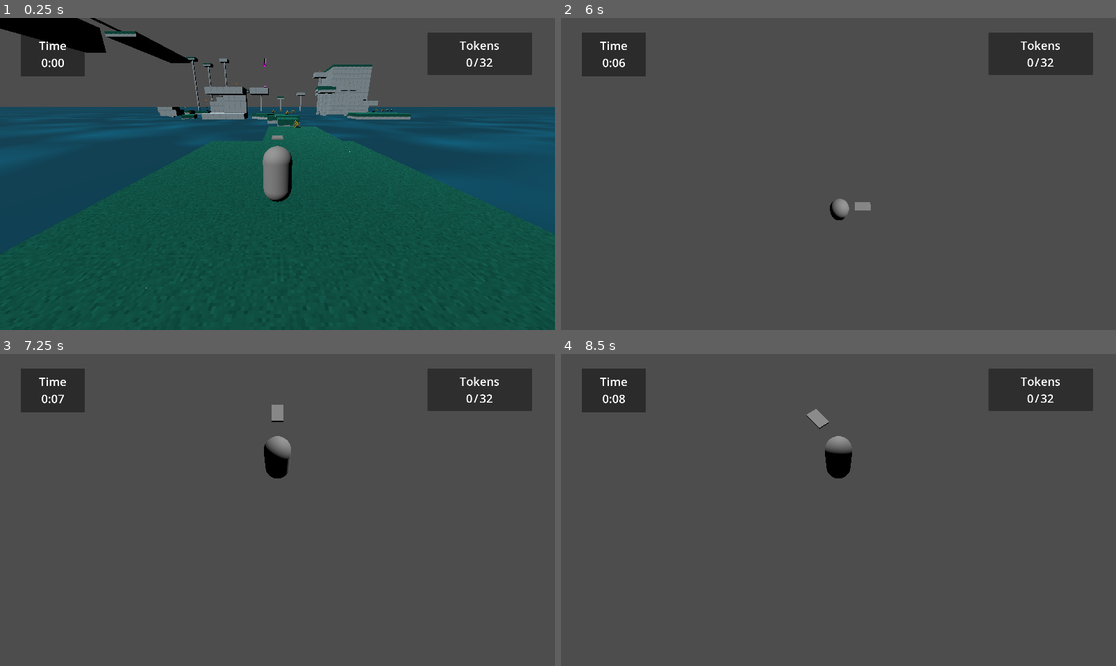
Above: before the commit, frames 1-4 (two rows, left to right).
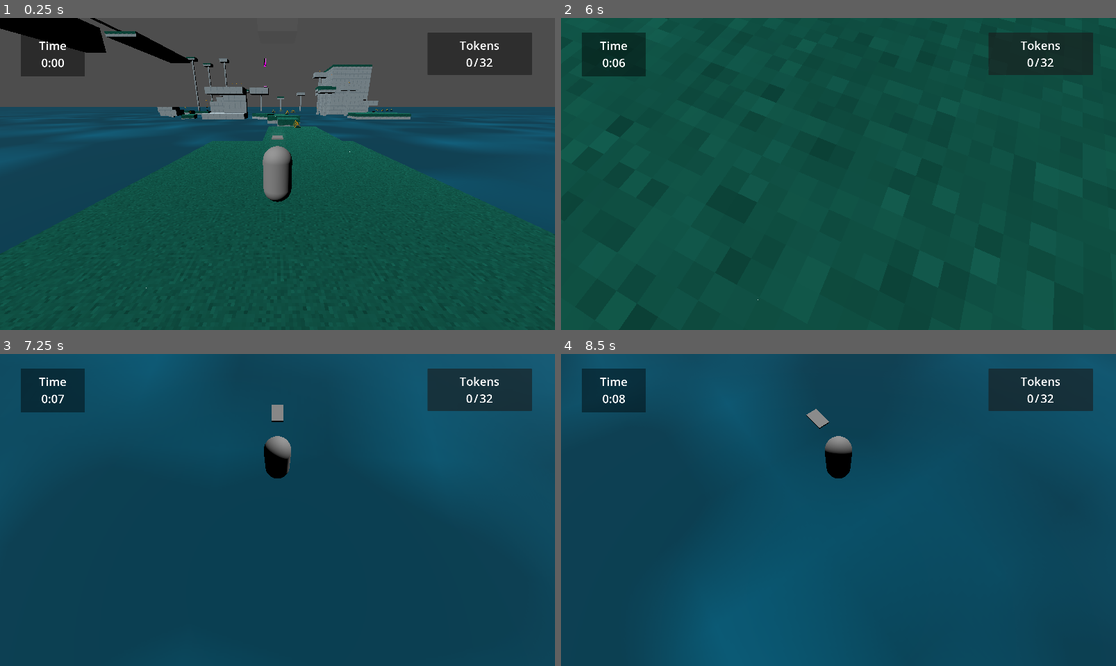
Above: after the commit, the same moments.

Repository: Nigel-Karunaratne/3DPlatformer_Godot4
Game: Godot game, scene res://level_scenes/monument1.tscn
The game is run twice, just before and just after one commit, with the same random seed, the same clock (stepped at 60 frames per second) and the same inputs. The project has no main scene, so this scene is started directly.
Inputs (mouse positions are in pixels of both pictures, inside the frame that each line leads up to):
- Up to frame 1 (0.25 s): no input
- Up to frame 2 (6 s): tap Enter at 0.5 s; move the mouse to (866, 174) at 0.52 s; hold W (move_forward) 0.53-5.78 s; tap R at 0.6, 2.85, 5.1 s; tap Space (jump) at 0.77, 1.52, 3.02, 3.77, 4.52 s; move the mouse to (810, 174) at 1.27 s; tap T at 1.35, 3.6, 5.85 s; move the mouse to (849, 167) at 2.02 s; hold F 2.03-2.78 s; move the mouse to (832, 180) at 2.77 s; move the mouse to (877, 177) at 3.52 s; move the mouse to (794, 170) at 4.27 s; tap F at 4.35 s; move the mouse to (844, 174) at 5.02 s; right-click (844, 174) at 5.75 s; move the mouse to (816, 167) at 5.77 s; hold D (move_right) from 5.78 s (still down)
- Up to frame 3 (7.25 s): tap Space (jump) at 6.02, 6.77 s; move the mouse to (305, 510) at 6.52 s; release D (move_right) at 6.53 s; hold W (move_forward) from 6.53 s (still down); hold F from 6.53 s (still down)
- Up to frame 4 (8.5 s): keep holding W (move_forward); move the mouse to (810, 510) at 7.27 s; release F at 7.28 s; tap R at 7.35 s; tap Space (jump) at 7.52 s; move the mouse to (849, 503) at 8.02 s; tap T at 8.1 s

The runs differ from the first frame. In frame 2, 99% of the frame differs, in the area x 0-100%, y 0-100%; in frame 3, 97%; in frame 4, 97%.

Commit message:
Started Work on Checkpoints
very ugly right now
colelctables need to be reset as well

Diff:
--- /dev/null
+++ b/editor_scripts/_find_all_checkpoints.gd
@@ -0,0 +1,26 @@
+@tool
+extends EditorScript
+
+# Ctrl + Shift + X OR File -> Run
+
+func _run():
+	print("Starting... Looking for checkpoints")
+	var gm : GameManager = get_scene().find_child("GameManagerNode") as GameManager
+
+	if gm == null:
+		printerr("Error: Level has no GameManagerNode! Script Ended.")
+		return
+
+	#print(get_scene().get_tree().get_nodes_in_group("Checkpoint").size())
+	print(get_scene().get_tree().get_nodes_in_group("Checkpoint"))
+	var checkpoints : Array = get_scene().get_tree().get_nodes_in_group("Checkpoint")
+	# gm.checkpoints = get_scene().get_tree().get_nodes_in_group("Checkpoint")
+
+#	gm.checkpoints = Array(checkpoints)
+	gm.checkpoints = Array()
+	for chp in checkpoints:
+		gm.checkpoints.append((chp as Checkpoint))
+		if (chp as Checkpoint).is_level_start:
+			gm.current_checkpoint = (chp as Checkpoint)
+
+	print("Ended. Found ", checkpoints.size(), " checkpoints. The Game Manager has been updated, and each checkpoint has been connected.")
--- a/level_scenes/monument1.tscn
+++ b/level_scenes/monument1.tscn
@@ -21,6 +21,7 @@
 [ext_resource type="PackedScene" uid="uid://bn4guy6trv6wk" path="res://models/monument/w1-LargePlatform3R.glb" id="18_x5xv8"]
 [ext_resource type="PackedScene" uid="uid://i3xl2avmnfh" path="res://prefab_scenes/collectable_node_3d.tscn" id="20_opsjm"]
 [ext_resource type="PackedScene" uid="uid://bm5cnd7y2lvxy" path="res://ui_controls/game_ui_control.tscn" id="21_s71o2"]
+[ext_resource type="PackedScene" uid="uid://dkqa0tpeg1pg7" path="res://prefab_scenes/checkpoint.tscn" id="22_pej11"]
 
 [sub_resource type="PlaneMesh" id="PlaneMesh_8u2ux"]
 size = Vector2(3000, 3000)
@@ -29,9 +30,13 @@
 
 [node name="Node3D" type="Node3D"]
 
-[node name="GameManagerNode" parent="." node_paths=PackedStringArray("game_ui") instance=ExtResource("1_h8apo")]
+[node name="GameManagerNode" parent="." node_paths=PackedStringArray("checkpoints", "current_checkpoint", "game_ui", "player_ref", "camera_ref") instance=ExtResource("1_h8apo")]
+checkpoints = [NodePath("../CheckpointNode3D"), NodePath("../CheckpointNode3D2"), NodePath("../CheckpointNode3D3"), NodePath("../CheckpointNode3D4")]
+current_checkpoint = NodePath("../CheckpointNode3D")
 level_collectable_count = 32
 game_ui = NodePath("../GameUIControl")
+player_ref = NodePath("../CharacterBody3D")
+camera_ref = NodePath("../CameraSpringArm3D")
 
 [node name="CSGCombiner3D" type="CSGCombiner3D" parent="."]
 visible = false
@@ -752,3 +757,16 @@
 transform = Transform3D(1, 0, 0, 0, 1, 0, 0, 0, 1, -111.5, 35.5, 11.5)
 
 [node name="GameUIControl" parent="." instance=ExtResource("21_s71o2")]
+
+[node name="CheckpointNode3D" parent="." instance=ExtResource("22_pej11")]
+transform = Transform3D(1, 0, 0, 0, 1, 0, 0, 0, 1, 0, 6.02379, 0)
+is_level_start = true
+
+[node name="CheckpointNode3D2" parent="." instance=ExtResource("22_pej11")]
+transform = Transform3D(1, 0, 0, 0, 1, 0, 0, 0, 1, 0, 1.62583, -5.65055)
+
+[node name="CheckpointNode3D3" parent="." instance=ExtResource("22_pej11")]
+transform = Transform3D(1, 0, 0, 0, 1, 0, 0, 0, 1, 0, 1.62583, -12.6624)
+
+[node name="CheckpointNode3D4" parent="." instance=ExtResource("22_pej11")]
+transform = Transform3D(1, 0, 0, 0, 1, 0, 0, 0, 1, 0.648982, 2.65146, -29.335)
--- /dev/null
+++ b/prefab_scenes/checkpoint.tscn
@@ -0,0 +1,21 @@
+[gd_scene load_steps=5 format=3 uid="uid://dkqa0tpeg1pg7"]
+
+[ext_resource type="Script" path="res://scripts/checkpoint.gd" id="1_yie8o"]
+
+[sub_resource type="StandardMaterial3D" id="StandardMaterial3D_igy6b"]
+transparency = 1
+albedo_color = Color(1, 1, 1, 0.0352941)
+
+[sub_resource type="BoxMesh" id="BoxMesh_phj6x"]
+material = SubResource("StandardMaterial3D_igy6b")
+
+[sub_resource type="BoxShape3D" id="BoxShape3D_f2cfa"]
+
+[node name="CheckpointNode3D" type="Area3D" groups=["Checkpoint"]]
+script = ExtResource("1_yie8o")
+
+[node name="MeshInstance3D" type="MeshInstance3D" parent="."]
+mesh = SubResource("BoxMesh_phj6x")
+
+[node name="CollisionShape3D" type="CollisionShape3D" parent="."]
+shape = SubResource("BoxShape3D_f2cfa")
--- /dev/null
+++ b/scripts/checkpoint.gd
@@ -0,0 +1,4 @@
+class_name Checkpoint
+extends Node3D
+
+@export var is_level_start: bool = false
--- a/scripts/game_manager.gd
+++ b/scripts/game_manager.gd
@@ -1,6 +1,7 @@
 class_name GameManager
 extends Node
 
+# Timer Variables
 @onready var one_second_timer : Timer = get_child(0) as Timer
 # can pause timer when game is paused, unpause when game is unpaused.
 # var time_count : int = 0 # TODO - Remove? replaced w/ new method "get_elapsed_time"
@@ -8,12 +9,22 @@
 var tsec : int = 0
 const time_format_str = "%d:%02d"
 
+# Checkpoint Variables
+@export var checkpoints : Array[Checkpoint]
+@export var current_checkpoint : Checkpoint
+
+# Collectable Variables
 var current_collectable_count : int = 0
 @export var level_collectable_count : int = -1
 
+# UI Variables
 @export var game_ui : Control
 var d_collectable_current_label : Control
 var d_timer_label : Control
+
+# Player Reference Variables
+@export var player_ref : PlayerMove
+@export var camera_ref : PlayerCamera
 
 # Called when the node enters the scene tree for the first time.
 func _ready():
@@ -25,6 +36,13 @@
 	d_collectable_current_label.text = str(0)
 	game_ui.find_child("DCollectableTotalLabel", true).text = str(level_collectable_count)
 
+	# Checkpoints
+	for chp in checkpoints:
+		print(chp.body_entered.get_connections())
+		print("CONNECTING!", chp)
+		chp.body_entered.connect(on_checkpoint_enter)
+		if chp.is_level_start:
+			current_checkpoint = chp
 
 	# TODO - Need to initalize variables? After then, start timer
 	# NOT collectables though - those are a seperate script
@@ -41,7 +59,6 @@
 	else:
 		tsec += 1
 
-	# TODO - Format Time
 	d_timer_label.text = time_format_str % [tmin, tsec]  #str(tmin) + ":" + str(tsec)
 	return
 
@@ -51,3 +68,18 @@
 func increment_collectable_count():
 	current_collectable_count += 1
 	d_collectable_current_label.text = str(current_collectable_count)
+
+func on_checkpoint_enter(body : Node3D):
+	print("ENTERED CHECPOINT")
+	if body is PlayerMove:
+		pass
+	return
+
+func restart_from_checkpoint():
+	player_ref.position = current_checkpoint.position
+	pass
+
+func _input(event):
+	if event is InputEventMouseButton:
+		print("mouse button event at ", event.position)
+		restart_from_checkpoint()
--- a/scripts/player_camera.gd
+++ b/scripts/player_camera.gd
@@ -1,3 +1,4 @@
+class_name PlayerCamera
 extends SpringArm3D
 
 #TODO - Add Bounds for vertical rotation
Not shown: 2 places in level_scenes/monument1.tscn that only renumber resources
